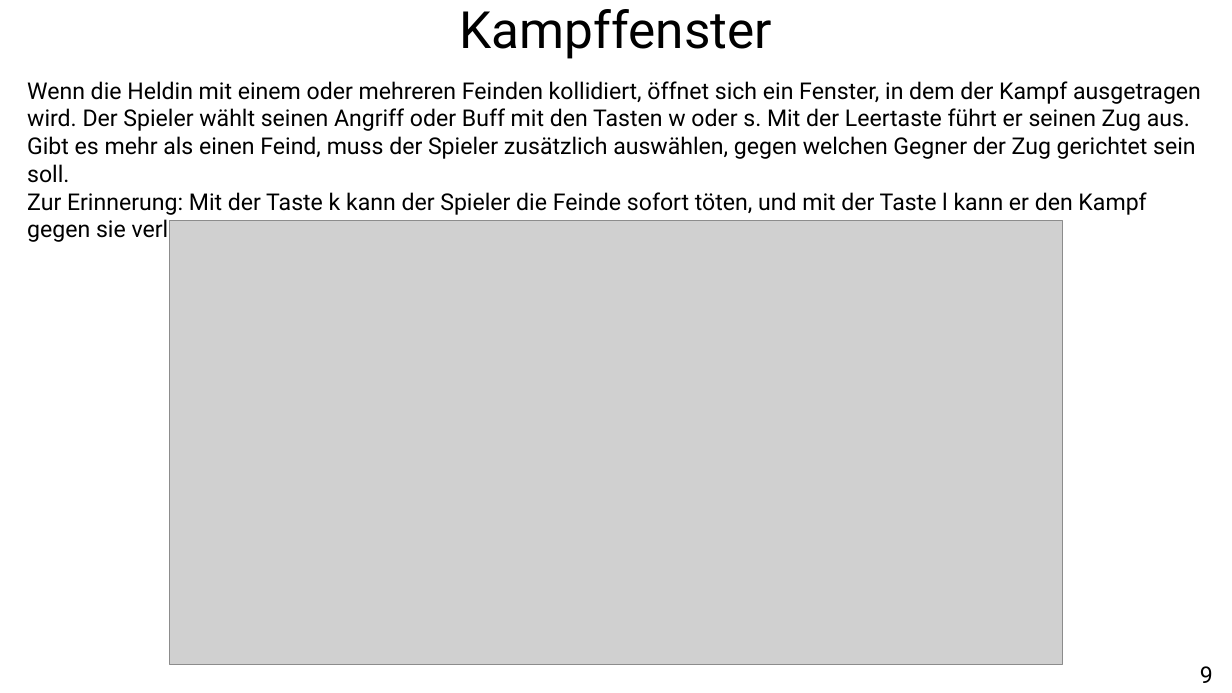
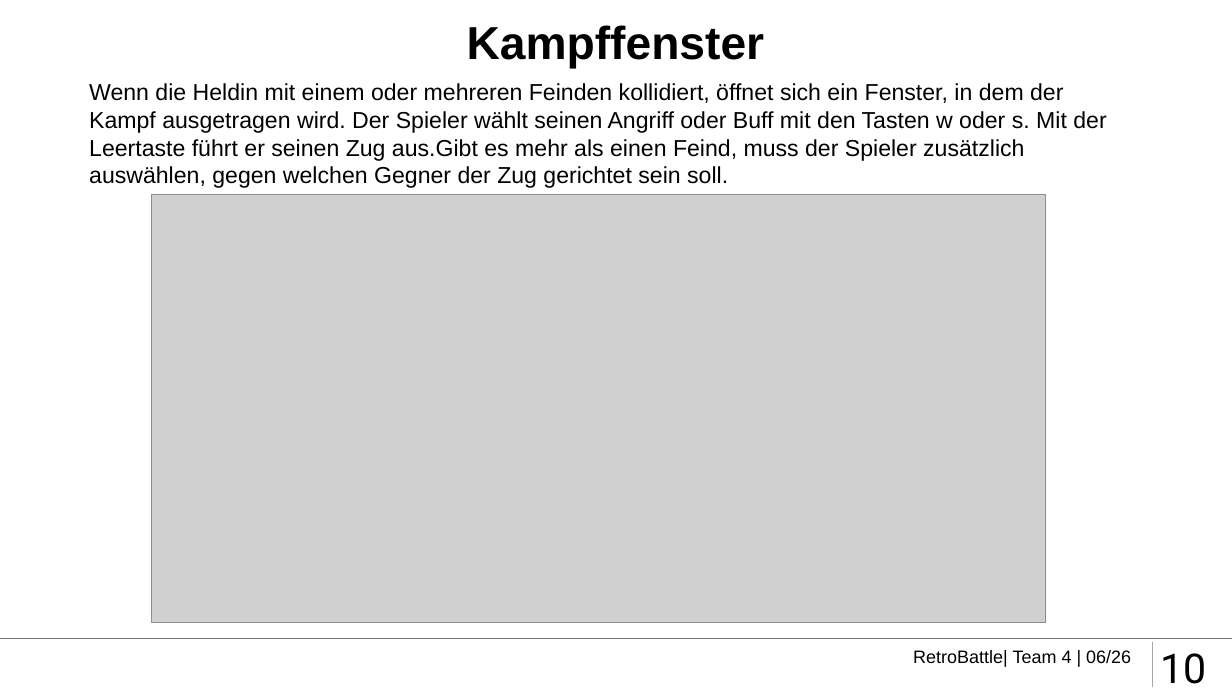
Before and after one commit to retroBattleDevs/retroBattle, a slide deck: slide 10 of etc/presentation/RetroBattle_Presentation.pptx (slide 9 before the commit). Drawn at 1232x693 pixels with LibreOffice and Linux fonts; fonts in the diff are those of the drawing; grey boxes stand for pictures; background and template pictures are left out. Boxes give left, top, right and bottom in pixels: in the first picture for what was removed or moved away, otherwise in the second. Text is boxed around its words. In the diff, an @@ line names an element or a change of style, - is before the commit and + after.

```diff
--- a/etc/presentation/RetroBattle_Presentation.pptx
+++ b/etc/presentation/RetroBattle_Presentation.pptx
@@ title "Kampffenster": place and size @@
-title "Kampffenster" at (460, 9, 772, 59)
+title "Kampffenster" at (467, 25, 765, 69)
@@ title "Kampffenster" at (467, 25, 765, 69): size 40 to 36 pt, font Roboto to Arial, bold on; less space between paragraphs @@
@@ text at (89, 83, 1106, 188): text changed; font Roboto to Arial @@
-Wenn die Heldin mit einem oder mehreren Feinden kollidiert, öffnet sich ein Fenster, in dem der Kampf ausgetragen wird. Der Spieler wählt seinen Angriff oder Buff mit den Tasten w oder s. Mit der Leertaste führt er seinen Zug aus.
-Gibt es mehr als einen Feind, muss der Spieler zusätzlich auswählen, gegen welchen Gegner der Zug gerichtet sein soll.
-Zur Erinnerung: Mit der Taste k kann der Spieler die Feinde sofort töten, und mit der Taste l kann er den Kampf gegen sie verlieren.
+Wenn die Heldin mit einem oder mehreren Feinden kollidiert, öffnet sich ein Fenster, in dem der Kampf ausgetragen wird. Der Spieler wählt seinen Angriff oder Buff mit den Tasten w oder s. Mit der Leertaste führt er seinen Zug aus.Gibt es mehr als einen Feind, muss der Spieler zusätzlich auswählen, gegen welchen Gegner der Zug gerichtet sein soll.
@@ picture: place and size @@
-picture at (170, 221, 1063, 665)
+picture at (152, 194, 1045, 623)
@@ line added from (0, 639) to (1232, 639), #72777A 1 pt @@
@@ text added at (913, 650, 1131, 667), 14 pt, text #000000 @@
+RetroBattle| Team 4 | 06/26
@@ line added from (1153, 642) to (1153, 688), #A6A6A6 1 pt @@
@@ page number added at (1160, 653, 1206, 684), 32 pt, text #000000 @@
+10
@@ text removed at (1200, 666, 1213, 683) @@
-9
```
Also in this commit, not shown: 9 other slides changed, 6 slides added, 5 slides removed, 5 other files.
